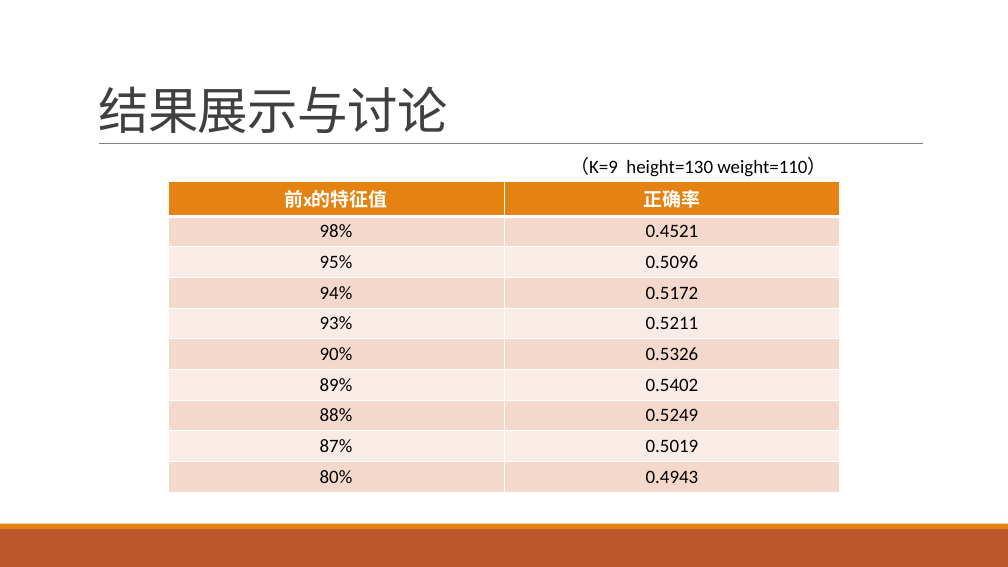
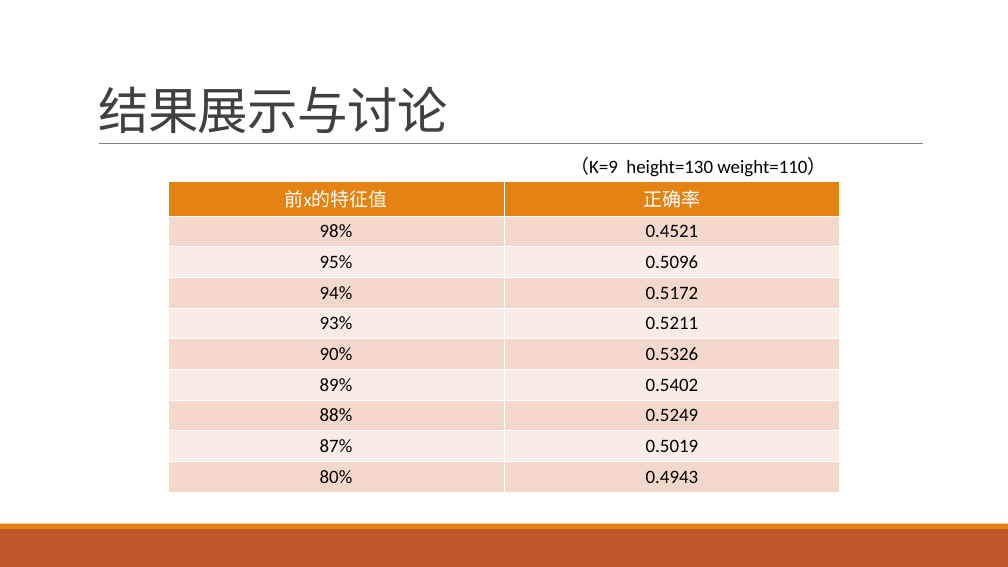
Before and after one commit to Enting-Chen/PCA_KNN, a slide deck: slide 10 of pca.pptx. Drawn at 1008x567 pixels with LibreOffice and Linux fonts; fonts in the diff are those of the drawing. Boxes give left, top, right and bottom in pixels: in the first picture for what was removed or moved away, otherwise in the second. Text is boxed around its words. In the diff, an @@ line names an element or a change of style, - is before the commit and + after.

```diff
--- a/pca.pptx
+++ b/pca.pptx
@@ table at [168, 181, 839, 487] @@
@@ bold off in "前x的特征值", "正确率" @@
```
Also in this commit, not shown: 8 other slides changed, 1 slide added.
